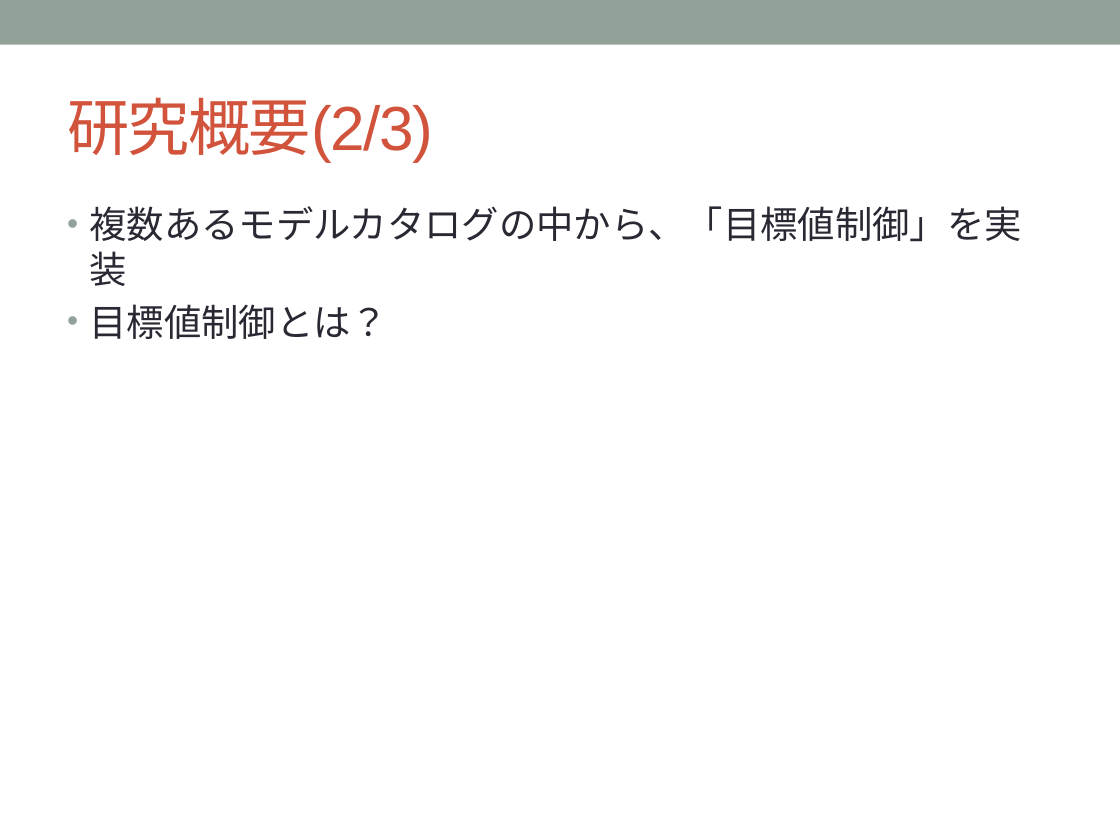
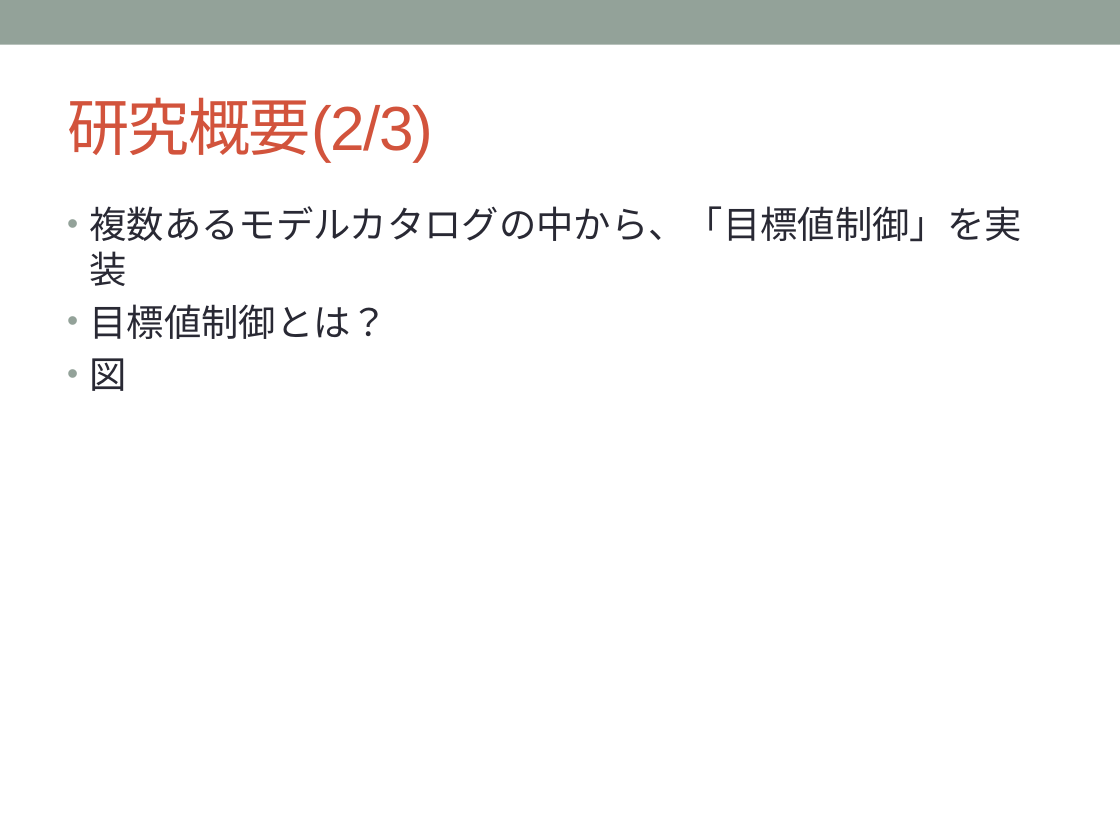
Before and after one commit to YutaNiimura/leJOS-OSEK, a slide deck: slide 11 of 中間発表関連/5I25新村祐太 中間発表スライドver0.1.pptx. Drawn at 1120x840 pixels with LibreOffice and Linux fonts; fonts in the diff are those of the drawing. Boxes give left, top, right and bottom in pixels: in the first picture for what was removed or moved away, otherwise in the second. Text is boxed around its words. In the diff, an @@ line names an element or a change of style, - is before the commit and + after.

```diff
--- a/中間発表関連/5I25新村祐太 中間発表スライドver0.1.pptx
+++ b/中間発表関連/5I25新村祐太 中間発表スライドver0.1.pptx
@@ text at bbox=[90, 358, 127, 391]: paragraph added @@
+• 図
```
Also in this commit, not shown: 8 other slides changed, 1 slide added.
